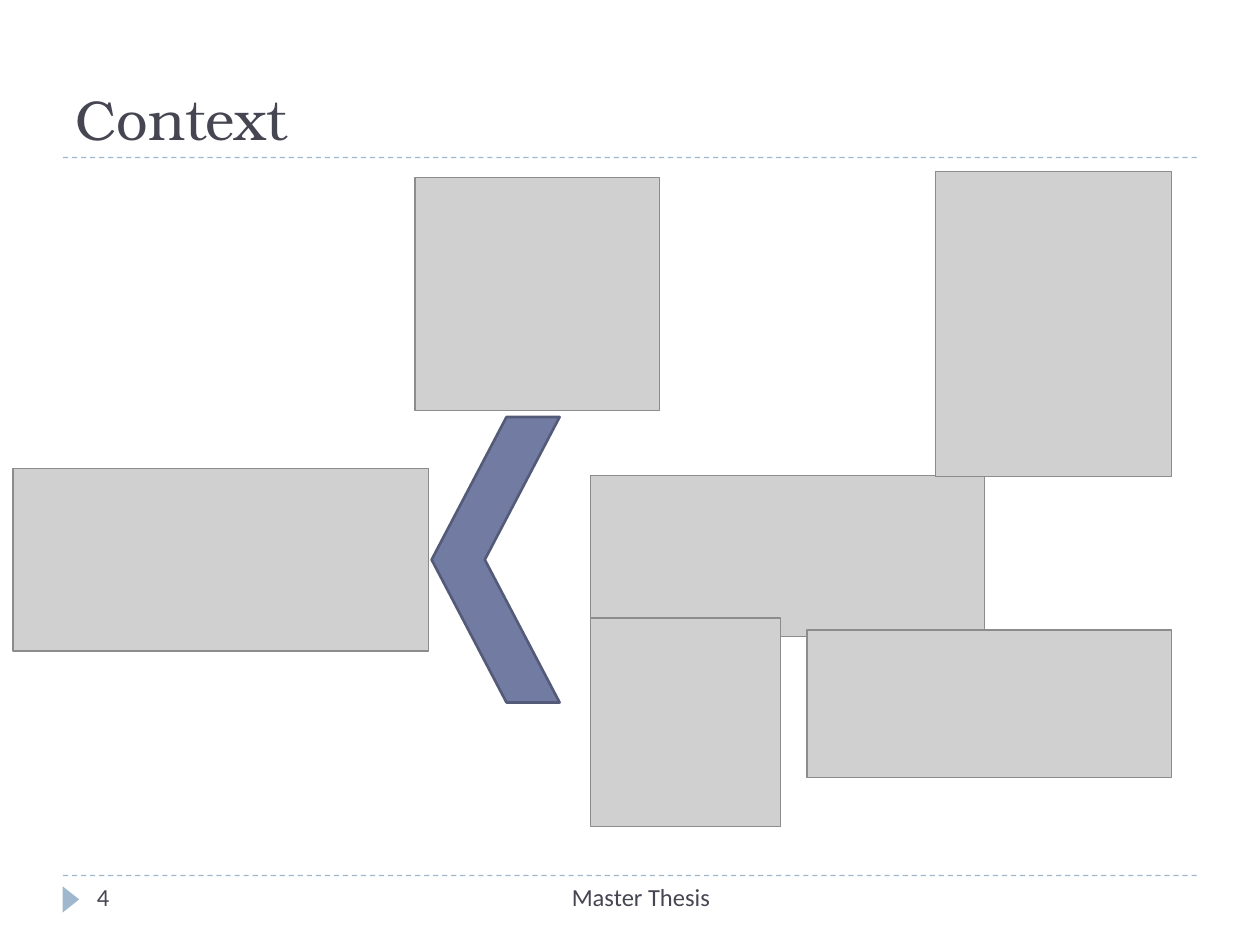
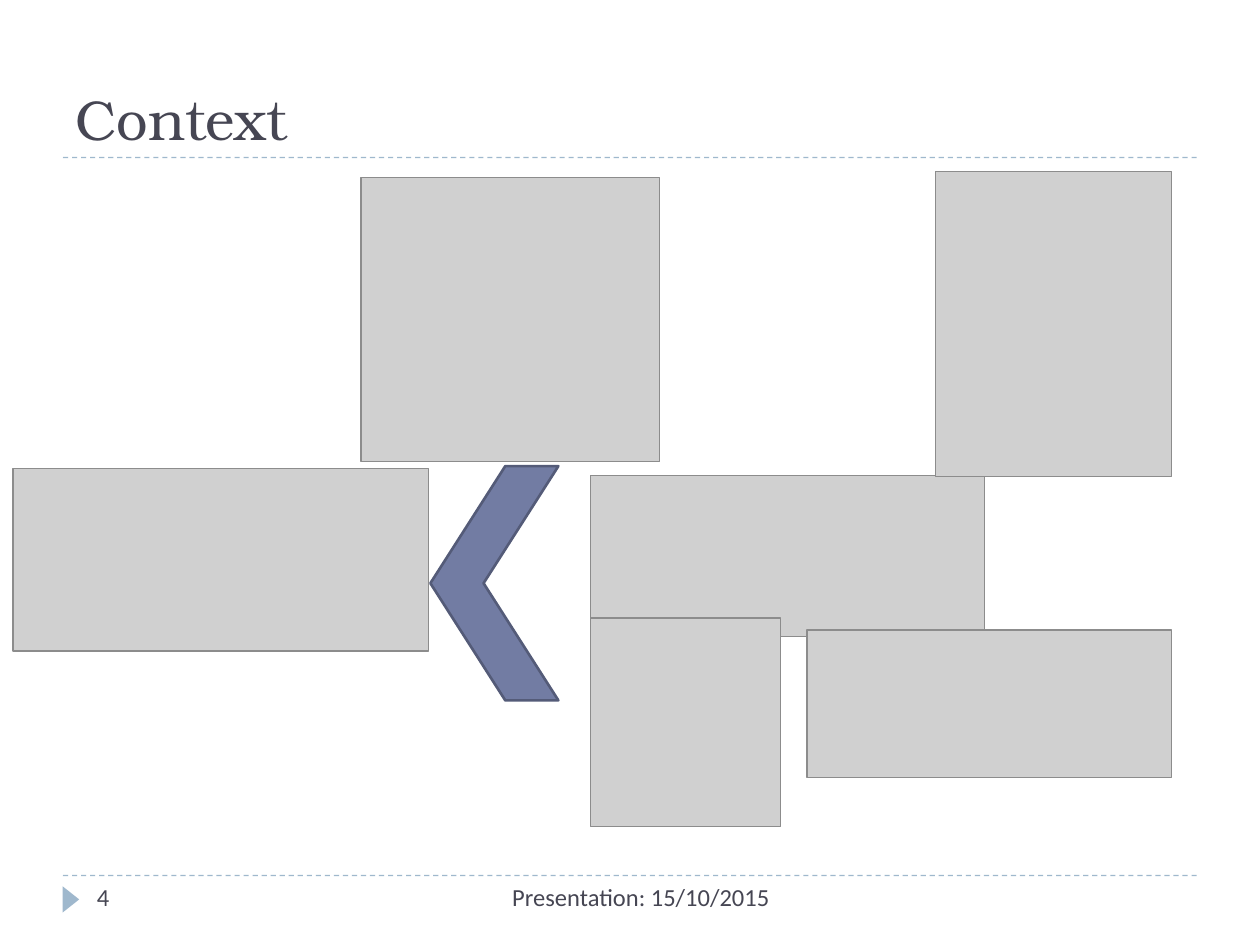
Before and after one commit to Christos-Papoulas/master_thesis, a slide deck: slide 4 of presentation/presentation.pptx. Drawn at 1260x945 pixels with LibreOffice and Linux fonts; fonts in the diff are those of the drawing; grey boxes stand for pictures. Boxes give left, top, right and bottom in pixels: in the first picture for what was removed or moved away, otherwise in the second. Text is boxed around its words. In the diff, an @@ line names an element or a change of style, - is before the commit and + after.

```diff
--- a/presentation/presentation.pptx
+++ b/presentation/presentation.pptx
@@ picture: place and size @@
-picture at bbox=[415, 178, 659, 411]
+picture at bbox=[362, 178, 660, 461]
@@ chevron: place and size @@
-chevron at bbox=[432, 417, 561, 703]
+chevron at bbox=[431, 466, 559, 701]
@@ text at bbox=[512, 889, 769, 907]: text changed @@
-Master Thesis
+Presentation: 15/10/2015
```
Also in this commit, not shown: 25 other slides changed, 1 other file.
